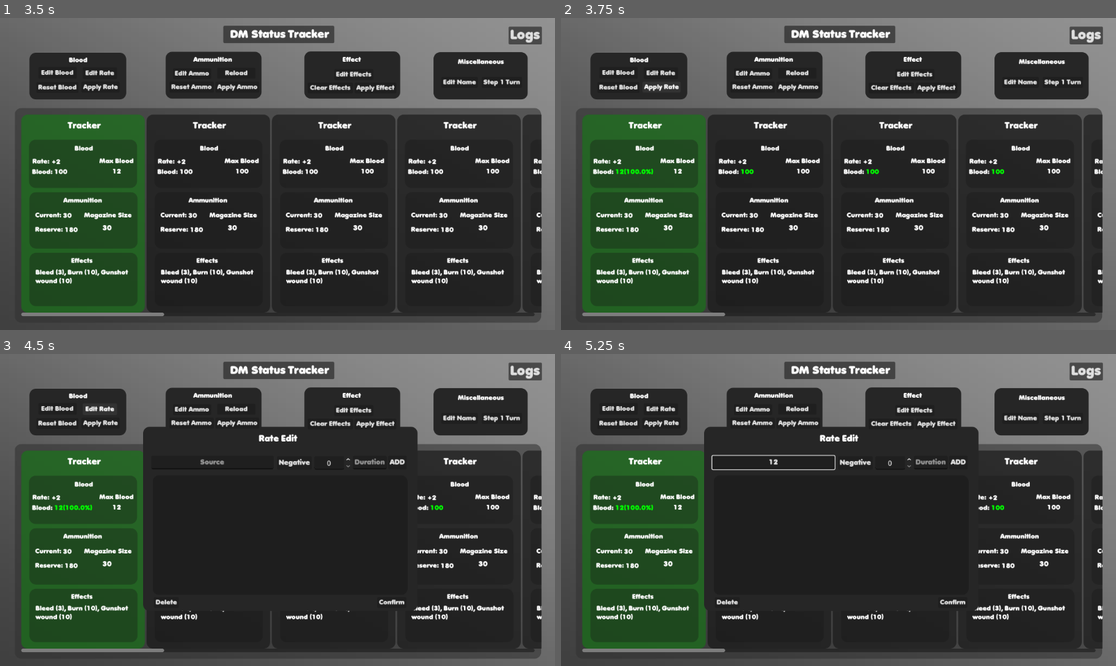
Above: before the commit, frames 1-4 (two rows, left to right).
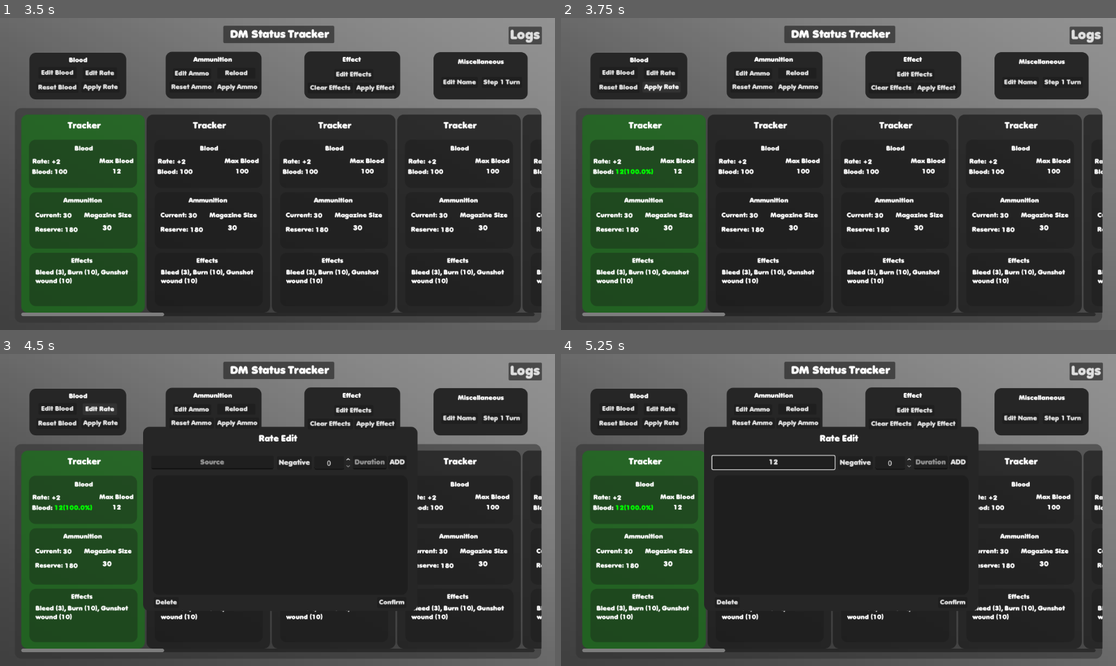
Above: after the commit, the same moments.

Repository: DawnTheDev/DM-Status-Tracker
Game: Godot game, scene res://Scenes/control.tscn
Same seed, same stepped clock (60 frames per second), same inputs: the game is played once before the commit and once after it.
Inputs (mouse positions are in pixels of both pictures, inside the frame that each line leads up to):
- Up to frame 1 (3.5 s): click (83, 214) at 0.52 s; click "Edit Blood" at 1.25 s; click (283, 158) at 2.02 s; type "12" at 2.1 s; click "Confirm" at 2.75 s
- Up to frame 2 (3.75 s): click "Apply Rate" at 3.5 s
- Up to frame 3 (4.5 s): click "Edit Rate" at 4.25 s
- Up to frame 4 (5.25 s): click (771, 463) at 5.02 s; type "12" at 5.1 s

Frame 1 is identical in both runs. In frame 2, less than 0.1% of the frame differs, in the area x 32-80%, y 48-51%; in frame 3, less than 0.1%; in frame 4, less than 0.1%.

Commit message:
Bug fixes
Made each tracker's blood font settings unique

Diff:
--- a/Scenes/control.tscn
+++ b/Scenes/control.tscn
@@ -42,34 +42,98 @@
 font = ExtResource("2_vh8u0")
 font_size = 20
 
+[sub_resource type="LabelSettings" id="LabelSettings_d6tv3"]
+font = ExtResource("2_vh8u0")
+font_size = 15
+
+[sub_resource type="LabelSettings" id="LabelSettings_v4x83"]
+font = ExtResource("2_vh8u0")
+font_size = 15
+
+[sub_resource type="LabelSettings" id="LabelSettings_6nikr"]
+font = ExtResource("2_vh8u0")
+font_size = 15
+
+[sub_resource type="LabelSettings" id="LabelSettings_qtfct"]
+font = ExtResource("2_vh8u0")
+font_size = 15
+
+[sub_resource type="LabelSettings" id="LabelSettings_0yuog"]
+font = ExtResource("2_vh8u0")
+font_size = 15
+
+[sub_resource type="LabelSettings" id="LabelSettings_mwcvj"]
+font = ExtResource("2_vh8u0")
+
+[sub_resource type="LabelSettings" id="LabelSettings_wpaqk"]
+font = ExtResource("2_vh8u0")
+font_size = 15
+
+[sub_resource type="StyleBoxEmpty" id="StyleBoxEmpty_btyrf"]
+
+[sub_resource type="LabelSettings" id="LabelSettings_it1eu"]
+font = ExtResource("2_vh8u0")
+font_size = 15
+
+[sub_resource type="LabelSettings" id="LabelSettings_mft5f"]
+font = ExtResource("2_vh8u0")
+font_size = 15
+
 [sub_resource type="LabelSettings" id="LabelSettings_fx7jt"]
 font = ExtResource("2_vh8u0")
 font_size = 15
 
-[sub_resource type="LabelSettings" id="LabelSettings_mft5f"]
+[sub_resource type="LabelSettings" id="LabelSettings_3hibd"]
 font = ExtResource("2_vh8u0")
 font_size = 15
 
-[sub_resource type="LabelSettings" id="LabelSettings_6nikr"]
+[sub_resource type="LabelSettings" id="LabelSettings_v0v5g"]
 font = ExtResource("2_vh8u0")
 font_size = 15
 
-[sub_resource type="LabelSettings" id="LabelSettings_qtfct"]
+[sub_resource type="LabelSettings" id="LabelSettings_u1hj1"]
 font = ExtResource("2_vh8u0")
 font_size = 15
 
-[sub_resource type="LabelSettings" id="LabelSettings_0yuog"]
+[sub_resource type="LabelSettings" id="LabelSettings_plhlc"]
 font = ExtResource("2_vh8u0")
 font_size = 15
 
-[sub_resource type="LabelSettings" id="LabelSettings_mwcvj"]
-font = ExtResource("2_vh8u0")
-
-[sub_resource type="LabelSettings" id="LabelSettings_wpaqk"]
+[sub_resource type="LabelSettings" id="LabelSettings_q1sl5"]
 font = ExtResource("2_vh8u0")
 font_size = 15
 
-[sub_resource type="StyleBoxEmpty" id="StyleBoxEmpty_btyrf"]
+[sub_resource type="LabelSettings" id="LabelSettings_4ommg"]
+font = ExtResource("2_vh8u0")
+font_size = 15
+
+[sub_resource type="LabelSettings" id="LabelSettings_8wnrn"]
+font = ExtResource("2_vh8u0")
+font_size = 15
+
+[sub_resource type="LabelSettings" id="LabelSettings_p8uc1"]
+font = ExtResource("2_vh8u0")
+font_size = 15
+
+[sub_resource type="LabelSettings" id="LabelSettings_83phy"]
+font = ExtResource("2_vh8u0")
+font_size = 15
+
+[sub_resource type="LabelSettings" id="LabelSettings_uuio0"]
+font = ExtResource("2_vh8u0")
+font_size = 15
+
+[sub_resource type="LabelSettings" id="LabelSettings_xxscv"]
+font = ExtResource("2_vh8u0")
+font_size = 15
+
+[sub_resource type="LabelSettings" id="LabelSettings_7cj2s"]
+font = ExtResource("2_vh8u0")
+font_size = 15
+
+[sub_resource type="LabelSettings" id="LabelSettings_ds2bm"]
+font = ExtResource("2_vh8u0")
+font_size = 15
 
 [sub_resource type="LabelSettings" id="LabelSettings_1tcje"]
 font = ExtResource("2_vh8u0")
@@ -272,7 +336,7 @@
 offset_right = 101.0
 offset_bottom = 62.0
 text = "+2"
-label_settings = SubResource("LabelSettings_fx7jt")
+label_settings = SubResource("LabelSettings_d6tv3")
 vertical_alignment = 1
 
 [node name="blood" type="Label" parent="ScrollContainer/HBoxContainer/TrackerCell1/cell/BloodPanel"]
@@ -282,7 +346,7 @@
 offset_right = 98.0
 offset_bottom = 86.0
 text = "100"
-label_settings = SubResource("LabelSettings_mft5f")
+label_settings = SubResource("LabelSettings_v4x83")
 vertical_alignment = 1
 
 [node name="maxblood" type="Label" parent="ScrollContainer/HBoxContainer/TrackerCell1/cell/BloodPanel"]
@@ -513,7 +577,7 @@
 offset_right = 101.0
 offset_bottom = 62.0
 text = "+2"
-label_settings = SubResource("LabelSettings_fx7jt")
+label_settings = SubResource("LabelSettings_it1eu")
 vertical_alignment = 1
 
 [node name="blood" type="Label" parent="ScrollContainer/HBoxContainer/TrackerCell2/cell/BloodPanel"]
@@ -764,7 +828,7 @@
 offset_right = 98.0
 offset_bottom = 86.0
 text = "100"
-label_settings = SubResource("LabelSettings_mft5f")
+label_settings = SubResource("LabelSettings_3hibd")
 vertical_alignment = 1
 
 [node name="maxblood" type="Label" parent="ScrollContainer/HBoxContainer/TrackerCell3/cell/BloodPanel"]
@@ -1005,7 +1069,7 @@
 offset_right = 98.0
 offset_bottom = 86.0
 text = "100"
-label_settings = SubResource("LabelSettings_mft5f")
+label_settings = SubResource("LabelSettings_v0v5g")
 vertical_alignment = 1
 
 [node name="maxblood" type="Label" parent="ScrollContainer/HBoxContainer/TrackerCell4/cell/BloodPanel"]
@@ -1246,7 +1310,7 @@
 offset_right = 98.0
 offset_bottom = 86.0
 text = "100"
-label_settings = SubResource("LabelSettings_mft5f")
+label_settings = SubResource("LabelSettings_u1hj1")
 vertical_alignment = 1
 
 [node name="maxblood" type="Label" parent="ScrollContainer/HBoxContainer/TrackerCell5/cell/BloodPanel"]
@@ -1487,7 +1551,7 @@
 offset_right = 98.0
 offset_bottom = 86.0
 text = "100"
-label_settings = SubResource("LabelSettings_mft5f")
+label_settings = SubResource("LabelSettings_plhlc")
 vertical_alignment = 1
 
 [node name="maxblood" type="Label" parent="ScrollContainer/HBoxContainer/TrackerCell6/cell/BloodPanel"]
@@ -1728,7 +1792,7 @@
 offset_right = 98.0
 offset_bottom = 86.0
 text = "100"
-label_settings = SubResource("LabelSettings_mft5f")
+label_settings = SubResource("LabelSettings_q1sl5")
 vertical_alignment = 1
 
 [node name="maxblood" type="Label" parent="ScrollContainer/HBoxContainer/TrackerCell7/cell/BloodPanel"]
@@ -1969,7 +2033,7 @@
 offset_right = 98.0
 offset_bottom = 86.0
 text = "100"
-label_settings = SubResource("LabelSettings_mft5f")
+label_settings = SubResource("LabelSettings_4ommg")
 vertical_alignment = 1
 
 [node name="maxblood" type="Label" parent="ScrollContainer/HBoxContainer/TrackerCell8/cell/BloodPanel"]
@@ -2210,7 +2274,7 @@
 offset_right = 98.0
 offset_bottom = 86.0
 text = "100"
-label_settings = SubResource("LabelSettings_mft5f")
+label_settings = SubResource("LabelSettings_8wnrn")
 vertical_alignment = 1
 
 [node name="maxblood" type="Label" parent="ScrollContainer/HBoxContainer/TrackerCell9/cell/BloodPanel"]
@@ -2451,7 +2515,7 @@
 offset_right = 98.0
 offset_bottom = 86.0
 text = "100"
-label_settings = SubResource("LabelSettings_mft5f")
+label_settings = SubResource("LabelSettings_p8uc1")
 vertical_alignment = 1
 
 [node name="maxblood" type="Label" parent="ScrollContainer/HBoxContainer/TrackerCell10/cell/BloodPanel"]
@@ -2692,7 +2756,7 @@
 offset_right = 98.0
 offset_bottom = 86.0
 text = "100"
-label_settings = SubResource("LabelSettings_mft5f")
+label_settings = SubResource("LabelSettings_83phy")
 vertical_alignment = 1
 
 [node name="maxblood" type="Label" parent="ScrollContainer/HBoxContainer/TrackerCell11/cell/BloodPanel"]
@@ -2933,7 +2997,7 @@
 offset_right = 98.0
 offset_bottom = 86.0
 text = "100"
-label_settings = SubResource("LabelSettings_mft5f")
+label_settings = SubResource("LabelSettings_uuio0")
 vertical_alignment = 1
 
 [node name="maxblood" type="Label" parent="ScrollContainer/HBoxContainer/TrackerCell12/cell/BloodPanel"]
@@ -3174,7 +3238,7 @@
 offset_right = 98.0
 offset_bottom = 86.0
 text = "100"
-label_settings = SubResource("LabelSettings_mft5f")
+label_settings = SubResource("LabelSettings_xxscv")
 vertical_alignment = 1
 
 [node name="maxblood" type="Label" parent="ScrollContainer/HBoxContainer/TrackerCell13/cell/BloodPanel"]
@@ -3415,7 +3479,7 @@
 offset_right = 98.0
 offset_bottom = 86.0
 text = "100"
-label_settings = SubResource("LabelSettings_mft5f")
+label_settings = SubResource("LabelSettings_7cj2s")
 vertical_alignment = 1
 
 [node name="maxblood" type="Label" parent="ScrollContainer/HBoxContainer/TrackerCell14/cell/BloodPanel"]
@@ -3656,7 +3720,7 @@
 offset_right = 98.0
 offset_bottom = 86.0
 text = "100"
-label_settings = SubResource("LabelSettings_mft5f")
+label_settings = SubResource("LabelSettings_ds2bm")
 vertical_alignment = 1
 
 [node name="maxblood" type="Label" parent="ScrollContainer/HBoxContainer/TrackerCell15/cell/BloodPanel"]
Not shown: 1 places in Scenes/control.tscn that only renumber resources
